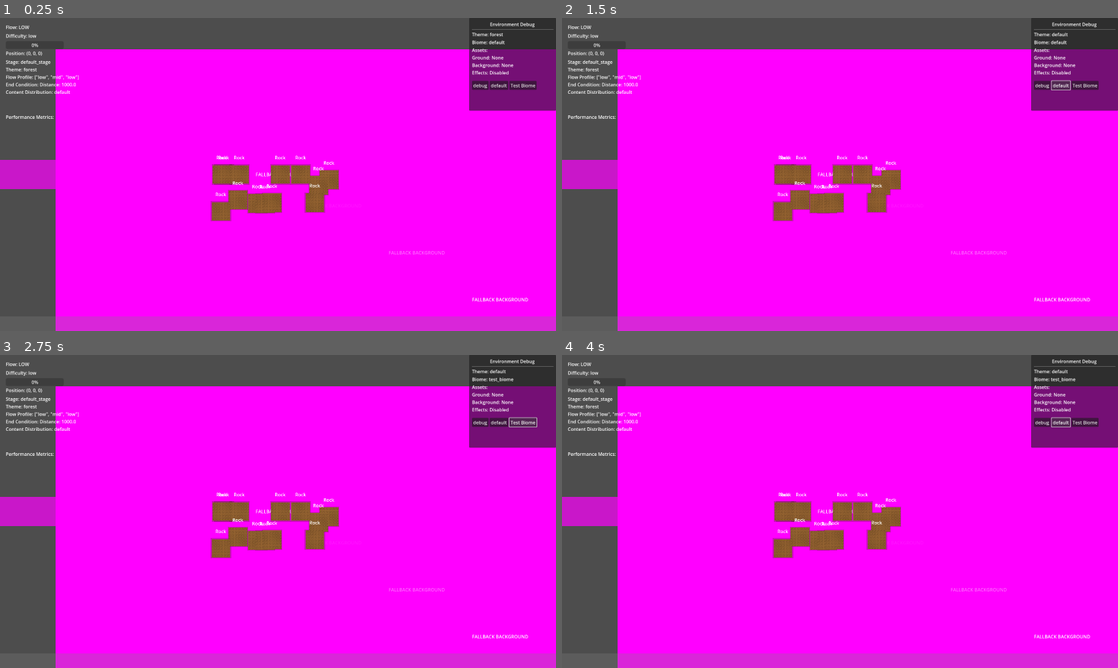
Above: before the commit, frames 1-4 (two rows, left to right).
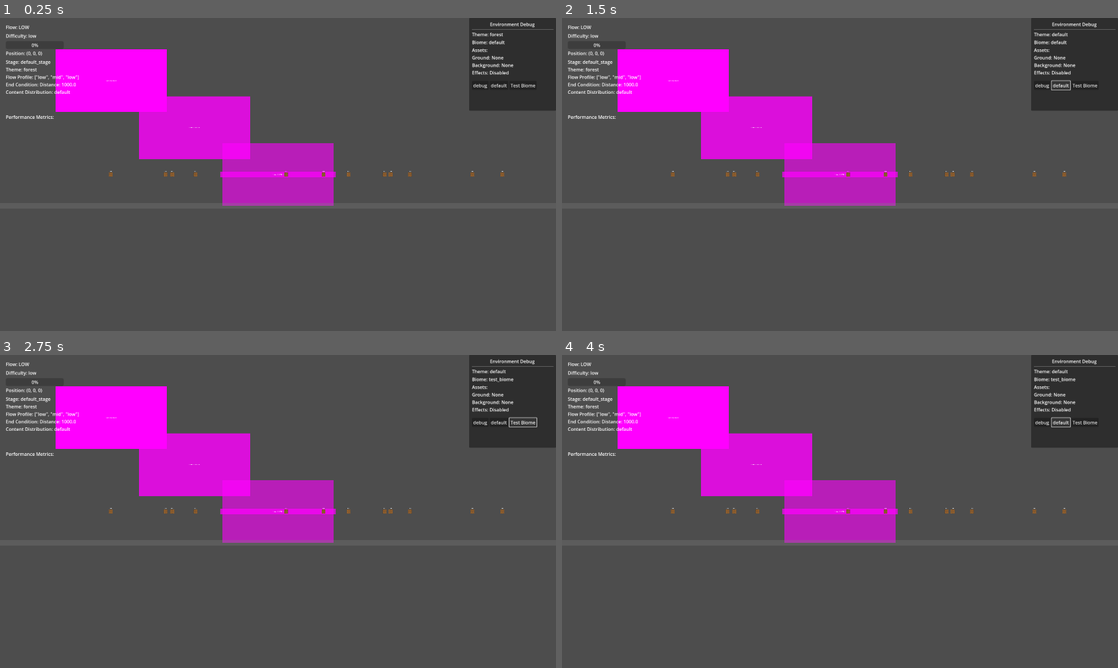
Above: after the commit, the same moments.

Repository: talofo/namoradinha
Game: Godot game, scene res://game/Game.tscn
Same seed, same stepped clock (60 frames per second), same inputs: the game is played once before the commit and once after it.
Inputs:
- Up to frame 1 (0.25 s): no input
- Up to frame 2 (1.5 s): click "debug" at 0.5 s; click "default" at 1.25 s
- Up to frame 3 (2.75 s): click "Test Biome" at 2 s
- Up to frame 4 (4 s): click "debug" at 2.75 s; click "default" at 3.5 s

The runs differ from the first frame. In frame 1, 77% of the frame differs, in the area x 0-100%, y 10-100%; in frame 2, 77%; in frame 3, 77%; in frame 4, 77%.

Commit message:
rocks spread out horizontaly but in an extremely badly architecture piece of code

Diff:
--- a/camera/CameraManager.tscn
+++ b/camera/CameraManager.tscn
@@ -3,3 +3,4 @@
 [node name="CameraManager" type="Node2D"]
 
 [node name="Camera2D" type="Camera2D" parent="."]
+zoom = Vector2(0.2, 0.2)
--- a/resources/stage/chunks/random_chunk.tres
+++ b/resources/stage/chunks/random_chunk.tres
@@ -15,7 +15,7 @@
 "tags": ["narrow", "obstacle_marker"]
 }, {
 "height_zone": "stratospheric",
-"intended_category": "obstacles",
+"intended_category": "flying_obstacles",
 "name": "ObstacleMarker2",
 "placement_mode": "fully-random",
 "position": Vector2(0, 75),
--- a/resources/stage/chunks/varied_chunk.tres
+++ b/resources/stage/chunks/varied_chunk.tres
@@ -15,7 +15,7 @@
 "tags": ["narrow", "obstacle_marker"]
 }, {
 "height_zone": "air",
-"intended_category": "obstacles",
+"intended_category": "flying_obstacles",
 "name": "ObstacleMarker2",
 "placement_mode": "non-random",
 "position": Vector2(8, 75),
--- a/resources/stage/content_distributions/default_distribution.tres
+++ b/resources/stage/content_distributions/default_distribution.tres
@@ -40,18 +40,18 @@
 "distance": 10.0
 },
 "obstacle": {
-"distance": 100.0
+"distance": 1000.0
 },
 "obstacles": {
-"distance": 100.0
+"distance": 1000.0
 }
 },
 "pacing_rules": {}
 }
 randomization_ranges = {
 "obstacles": {
-"x_min": -200.0,
-"x_max": 200.0
+"x_min": -2000.0,
+"x_max": 2000.0
 },
 "collectibles": {
 "x_min": -5.0,
--- /dev/null
+++ b/scenes/debug/DisableDebugRocks.tscn
@@ -0,0 +1,6 @@
+[gd_scene load_steps=2 format=3]
+
+[ext_resource type="Script" path="res://scripts/debug/DisableDebugRocks.gd" id="1_yjk2p"]
+
+[node name="DisableDebugRocks" type="Node"]
+script = ExtResource("1_yjk2p")
--- /dev/null
+++ b/scripts/debug/DisableDebugRocks.gd
@@ -0,0 +1,76 @@
+extends Node
+
+# This script disables all debug rock creation scripts
+# to prevent them from adding extra rocks to the scene
+
+func _ready():
+	print("DisableDebugRocks: Disabling debug rock creation scripts")
+
+	# List of debug scenes that create rocks
+	var debug_scenes = [
+		"res://scenes/debug/VisibleRocksTest.tscn",
+		"res://scenes/debug/RockObstacleTest.tscn",
+		"res://scenes/debug/FixRocksNotAppearing.tscn"
+	]
+
+	# Check if any of these scenes are loaded
+	for scene_path in debug_scenes:
+		_disable_scene(scene_path)
+
+	# Also check for any instances of the debug scripts
+	_disable_script_instances()
+
+	print("DisableDebugRocks: All debug rock creation scripts disabled")
+
+# Disable a scene by finding and removing any instances of it
+func _disable_scene(scene_path: String) -> void:
+	# Check if the scene exists
+	if not ResourceLoader.exists(scene_path):
+		print("DisableDebugRocks: Scene not found: %s" % scene_path)
+		return
+
+	# Get the scene filename without extension
+	var scene_name = scene_path.get_file().get_basename()
+	print("DisableDebugRocks: Looking for instances of %s" % scene_name)
+
+	# Find all nodes with this name
+	var nodes = get_tree().get_nodes_in_group(scene_name)
+	if nodes.is_empty():
+		# Try finding by class name
+		for node in get_tree().get_nodes_in_group(""):
+			if node.name == scene_name:
+				nodes.append(node)
+
+	# Remove any found nodes
+	for node in nodes:
+		print("DisableDebugRocks: Removing instance of %s" % scene_name)
+		node.queue_free()
+
+# Disable any instances of the debug scripts
+func _disable_script_instances() -> void:
+	# List of debug scripts that create rocks
+	var debug_scripts = [
+		"VisibleRocksTest",
+		"RockObstacleTest",
+		"FixRocksNotAppearing",
+		"GlobalRockDebugOverlay"
+	]
+
+	# Find all nodes in the scene tree
+	var root = get_tree().root
+	_find_and_disable_scripts(root, debug_scripts)
+
+# Recursively find and disable script instances
+func _find_and_disable_scripts(node: Node, script_names: Array) -> void:
+	# Check if this node has a script
+	if node.get_script():
+		var script_name = node.get_script().resource_path.get_file().get_basename()
+
+		# Check if it's one of the debug scripts
+		if script_names.has(script_name):
+			print("DisableDebugRocks: Disabling script %s on node %s" % [script_name, node.name])
+			node.set_script(null)  # Remove the script
+
+	# Check all children
+	for child in node.get_children():
+		_find_and_disable_scripts(child, script_names)
--- a/scripts/game/Game.gd
+++ b/scripts/game/Game.gd
@@ -15,6 +15,9 @@
 var _game_initializer = null
 
 func _ready():
+	# Disable debug rocks
+	_disable_debug_rocks()
+
 	# Create initializer
 	_game_initializer = GameInitializerScript.new()
 	_game_initializer.set_debug_enabled(OS.is_debug_build())
@@ -40,3 +43,13 @@
 	# Spawn the player after a short delay to ensure MotionSystem is fully initialized
 	# This helps prevent timing issues with subsystem registration
 	get_tree().create_timer(0.1).timeout.connect(func(): player_spawner.spawn_player())
+
+# Disable debug rocks by loading and instantiating the DisableDebugRocks scene
+func _disable_debug_rocks() -> void:
+	var disable_debug_rocks_scene = load("res://scenes/debug/DisableDebugRocks.tscn")
+	if disable_debug_rocks_scene:
+		var disable_debug_rocks_instance = disable_debug_rocks_scene.instantiate()
+		add_child(disable_debug_rocks_instance)
+		print("Game: Added DisableDebugRocks to disable debug rock creation scripts")
+	else:
+		push_error("Game: Failed to load DisableDebugRocks scene")
--- a/scripts/stage/content/ContentFactory.gd
+++ b/scripts/stage/content/ContentFactory.gd
@@ -121,17 +121,28 @@
 	if instance is Node2D:
 		# In a 2D game, we need to map the 3D-like coordinates to 2D space
 		# width_offset is the x position (left/right)
-		# distance is the y position (forward/backward) - this is what was missing!
+		# distance should be used for sorting/depth, not vertical position
 		# height is the z position (up/down) - typically 0 for ground objects
 
-		# Create a Vector2 with width_offset as x and distance as y
-		var position_2d = Vector2(width_offset, distance)
+		var position_2d
+
+		# Special case for obstacles (like rocks) - always place at ground level (y=0)
+		if instance is RockObstacle or (instance.get_groups().has("obstacles")):
+			# For obstacles, use width_offset for X and always set Y to 0
+			position_2d = Vector2(width_offset, 0)
+
+			# Use distance for z-index to handle depth sorting
+			# Higher distance = further away = lower z-index
+			instance.z_index = 1000 - int(distance / 10)
+		else:
+			# For other objects, use the original positioning
+			position_2d = Vector2(width_offset, distance)
+
+			# Set a high z-index to ensure visibility
+			instance.z_index = 50
 
 		# Set the position directly
 		instance.position = position_2d
-
-		# Set a high z-index to ensure visibility
-		instance.z_index = 50
 
 		if debug_enabled:
 			print("DEBUG: Set position of %s to (%s, %s)" % [instance.name, str(position_2d.x), str(position_2d.y)])
--- a/scripts/stage/strategies/WeightedRandomStrategy.gd
+++ b/scripts/stage/strategies/WeightedRandomStrategy.gd
@@ -3,6 +3,8 @@
 
 # Random number generator for consistent randomization
 var _rng: RandomNumberGenerator = RandomNumberGenerator.new()
+# Store used positions to prevent duplicates
+var _used_positions = []
 
 func _init():
 	_rng.randomize()
@@ -22,6 +24,9 @@
 		print("WeightedRandomStrategy: Distributing content for chunk '%s' with flow state %s and difficulty %s" %
 			  [chunk_definition.chunk_id, FlowAndDifficultyController.FlowState.keys()[flow_state], difficulty])
 
+	# Clear used positions for this new distribution
+	_used_positions.clear()
+
 	# Initialize result array
 	var placements = []
 
@@ -92,37 +97,121 @@
 							"height": position.y,
 							"width_offset": position.x
 						})
+
+						# Store this position to avoid duplicates
+						_used_positions.append(position)
+
 						placed = true
 						break
 
 			# If no suitable marker found, generate a procedural position
 			if not placed:
-				# Try multiple random positions
-				for attempt in range(10):  # Limit attempts to avoid infinite loops
-					# Generate a random position along the chunk length
-					var x_offset = 0.0
-					var y_value = 0.0  # Always place on ground by default
-
-					# Use a much wider range for rocks (obstacles)
-					if category_name == "obstacles":
-						x_offset = _rng.randf_range(-200.0, 200.0)  # Very wide spread for rocks
+				# For obstacles (rocks), only place them in ground chunks
+				if category_name == "obstacles":
+					# Check if this is a ground chunk by looking at the chunk_id or checking for ground markers
+					var is_ground_chunk = false
+
+					# Check if the chunk ID contains "ground"
+					if "ground" in chunk_definition.chunk_id.to_lower():
+						is_ground_chunk = true
 					else:
-						x_offset = _rng.randf_range(-30.0, 30.0)  # Standard range for other content
-					var z_offset = _rng.randf_range(0, chunk_definition.length)  # Along length
-					position = Vector3(x_offset, y_value, z_offset)
-
-					# Validate placement
-					if validate_placement(position, category_name, content_type, placements, constraints):
-						# Add to placements with explicit coordinate naming
-						placements.append({
-							"category": category_name,
-							"type": content_type,
-							"distance_along_chunk": position.z,
-							"height": position.y,
-							"width_offset": position.x
-						})
-						placed = true
+						# Check if the chunk has any ground markers
+						for marker in chunk_definition.layout_markers:
+							if marker.has("height_zone") and marker["height_zone"] == "ground":
+								is_ground_chunk = true
+								break
+
+					if not is_ground_chunk:
+						if _debug_enabled:
+							print("WeightedRandomStrategy: Skipping procedural placement for obstacles in non-ground chunk '%s'" % chunk_definition.chunk_id)
 						break
+
+					# Use sector-based placement for obstacles to ensure they're spread out
+					# Divide the available width into sectors based on target count
+					var total_width = 4000.0  # -2000 to 2000 = 4000 total width
+					var sector_width = total_width / target_count
+					var sector_start = -2000.0 + (i * sector_width)
+					var sector_end = sector_start + sector_width
+
+					if _debug_enabled:
+						print("WeightedRandomStrategy: Using sector %d for obstacle: x range [%f, %f]" % [i, sector_start, sector_end])
+
+					# Try multiple random positions within this sector
+					for attempt in range(15):  # More attempts for obstacles
+						# Generate a random position along the chunk length
+						var x_offset = 0.0
+						var y_value = 0.0  # Always place on ground by default
+						var z_offset = 0.0
+
+						# For first attempt, use the sector-based approach
+						if attempt < 5:
+							# Place within the assigned sector
+							x_offset = _rng.randf_range(sector_start, sector_end)
+							z_offset = _rng.randf_range(0, chunk_definition.length)
+						else:
+							# For later attempts, expand the range to find any valid position
+							var range_expansion = 1.0 + (attempt - 5) * 0.2  # Expand by 20% each attempt
+							x_offset = _rng.randf_range(-2000.0 * range_expansion, 2000.0 * range_expansion)
+							z_offset = _rng.randf_range(0, chunk_definition.length)
+
+						position = Vector3(x_offset, y_value, z_offset)
+
+						# Check if this position is too close to any previously used position
+						var too_close_to_existing = false
+						for used_pos in _used_positions:
+							var dx = position.x - used_pos.x
+							var dz = position.z - used_pos.z
+							var distance = sqrt(dx*dx + dz*dz)
+							if distance < 1000.0:  # Increased minimum distance between obstacles from 100 to 1000
+								too_close_to_existing = true
+								break
+
+						if too_close_to_existing:
+							if _debug_enabled and attempt == 14:
+								print("WeightedRandomStrategy: Position too close to existing position, trying again")
+							continue
+
+						# Validate placement
+						if validate_placement(position, category_name, content_type, placements, constraints):
+							# Add to placements with explicit coordinate naming
+							placements.append({
+								"category": category_name,
+								"type": content_type,
+								"distance_along_chunk": position.z,
+								"height": position.y,
+								"width_offset": position.x
+							})
+
+							# Store this position to avoid duplicates
+							_used_positions.append(position)
+
+							placed = true
+							break
+				else:
+					# For non-obstacle content, use standard random placement
+					# Try multiple random positions
+					for attempt in range(10):  # Limit attempts to avoid infinite loops
+						# Generate a random position along the chunk length
+						var x_offset = 0.0
+						var y_value = 0.0  # Always place on ground by default
+
+						# Standard range for other content
+						x_offset = _rng.randf_range(-30.0, 30.0)
+						var z_offset = _rng.randf_range(0, chunk_definition.length)  # Along length
+						position = Vector3(x_offset, y_value, z_offset)
+
+						# Validate placement
+						if validate_placement(position, category_name, content_type, placements, constraints):
+							# Add to placements with explicit coordinate naming
+							placements.append({
+								"category": category_name,
+								"type": content_type,
+								"distance_along_chunk": position.z,
+								"height": position.y,
+								"width_offset": position.x
+							})
+							placed = true
+							break
 
 				if not placed and _debug_enabled:
 					print("WeightedRandomStrategy: Failed to place item of type '%s' in category '%s' after multiple attempts" %
@@ -226,7 +315,7 @@
 
 	return target_counts
 
-# Find suitable markers in the chunk for a specific category
+	# Find suitable markers in the chunk for a specific category
 func _find_suitable_markers(chunk_definition: ChunkDefinition, category_name: String, placement_tag: String, content_rules: ContentDistribution = null) -> Array:
 	var suitable_markers = []
 
@@ -244,6 +333,12 @@
 		print("WeightedRandomStrategy: Chunk '%s' has %d layout markers" % [chunk_definition.chunk_id, chunk_definition.layout_markers.size()])
 
 	for marker in chunk_definition.layout_markers:
+		# For obstacles (rocks), only use markers in the ground height zone
+		if category_name == "obstacles" and marker.has("height_zone") and marker["height_zone"] != "ground":
+			if _debug_enabled:
+				print("WeightedRandomStrategy: Skipping non-ground marker for obstacles in height zone '%s'" % marker["height_zone"])
+			continue
+
 		# Check if marker has intended_category that matches (using singular form)
 		if marker.has("intended_category") and (marker["intended_category"] == category_name or marker["intended_category"] == singular_category_name):
 			suitable_markers.append(marker.duplicate())
@@ -294,8 +389,8 @@
 
 				# For obstacles (rocks), use a much wider range
 				if category_name == "obstacles":
-					x_min = -200.0
-					x_max = 200.0
+					x_min = -2000.0
+					x_max = 2000.0
 
 				if content_rules and content_rules.randomization_ranges.has(category_name):
 					x_min = content_rules.randomization_ranges[category_name].get("x_min", x_min)
@@ -312,8 +407,8 @@
 
 				# For obstacles (rocks), use a much wider range
 				if category_name == "obstacles":
-					x_min = -200.0
-					x_max = 200.0
+					x_min = -2000.0
+					x_max = 2000.0
 
 				if content_rules and content_rules.randomization_ranges.has(category_name):
 					x_min = content_rules.randomization_ranges[category_name].get("x_min", x_min)
Not shown, added: scripts/debug/DisableDebugRocks.gd.uid
Not shown, added: README_DEBUG_ROCKS_FIX.md
Not shown, added: README_ROCK_OVERLAP_FIX.md
Not shown, changed: README_ROCK_VISIBILITY_FIX.md
